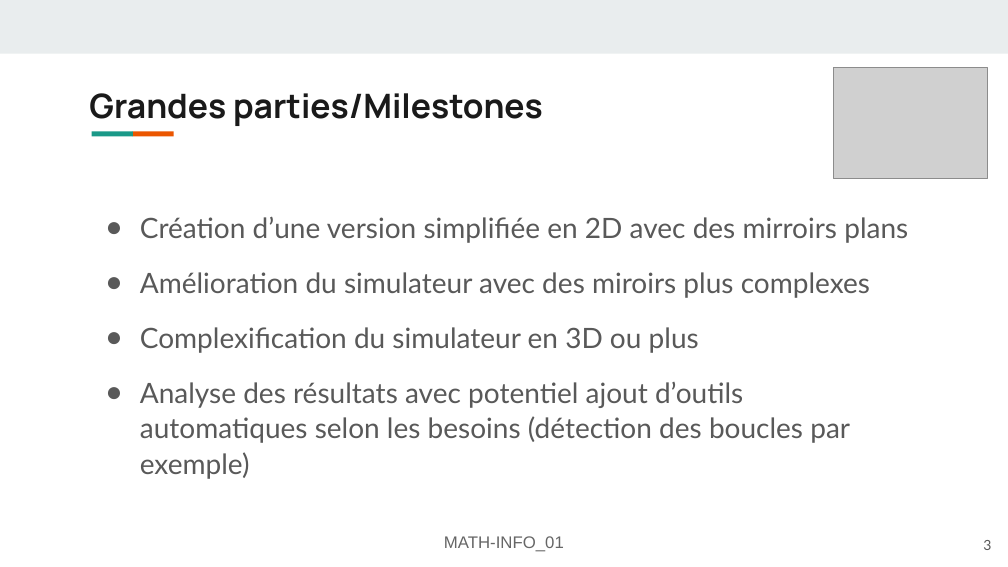
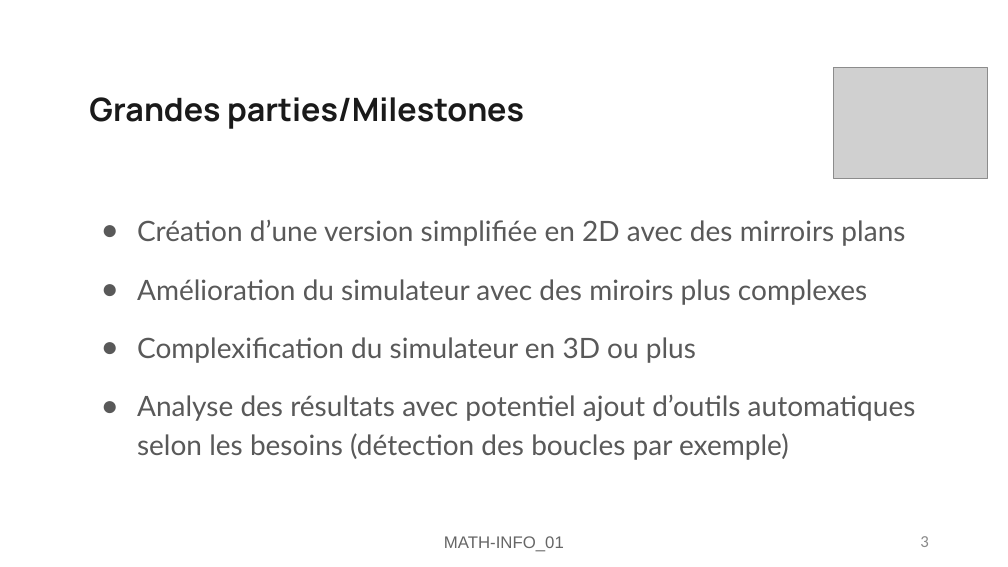
Before and after one commit to FlashOnFire/MirrorVerse, a slide deck: slide 3 of project_managment/MATH-INFO_01-mirror-verse.odp. Drawn at 1008x567 pixels with LibreOffice and Linux fonts; fonts in the diff are those of the drawing; grey boxes stand for pictures. Boxes give left, top, right and bottom in pixels: in the first picture for what was removed or moved away, otherwise in the second. Text is boxed around its words. In the diff, an @@ line names an element or a change of style, - is before the commit and + after.

```diff
--- a/project_managment/MATH-INFO_01-mirror-verse.odp
+++ b/project_managment/MATH-INFO_01-mirror-verse.odp
@@ rectangle removed at <box>0,0,1008,53</box> @@
@@ title "Grandes parties/Milestones" at <box>89,97,524,129</box>: size 24.1 to 23 pt; line spacing 0.9 to 1 @@
@@ rectangle removed at <box>92,131,133,136</box> @@
@@ rectangle removed at <box>132,131,173,136</box> @@
@@ text "Création d’une version simplifiée en ..." at <box>137,220,916,460</box>: indent changed; line spacing 1.05 to 1.15 @@
@@ page number: place and size @@
-page number at <box>983,540,991,550</box>
+page number at <box>920,536,928,547</box>
@@ page number at <box>920,536,928,547</box>: size 10 to 12 pt, font Lato to Calibri, text colour #595959 to #898989 @@
```
Also in this commit, not shown: 8 other slides changed, 1 slide added, 1 slide removed, 2 other files.
